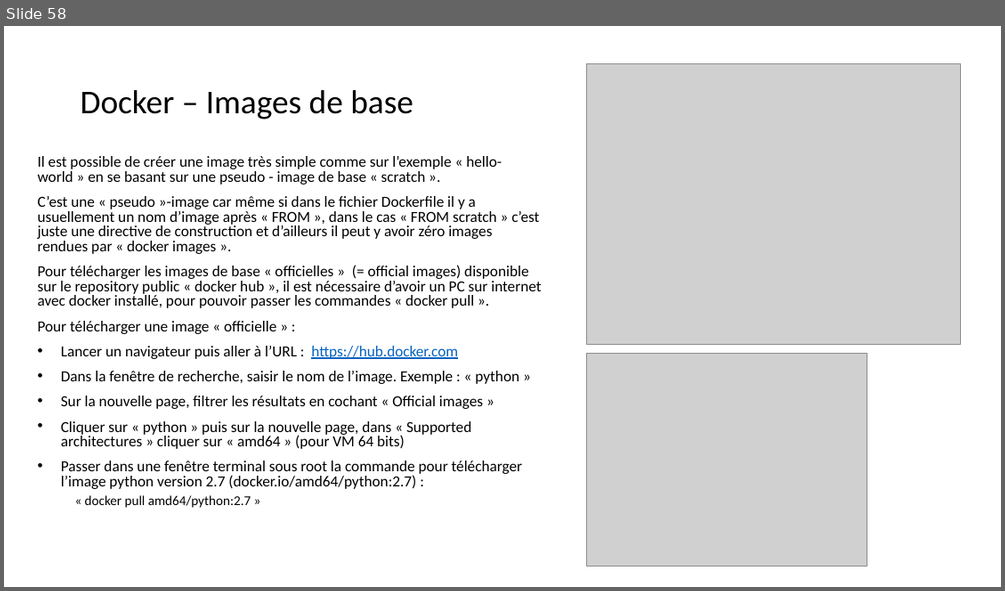
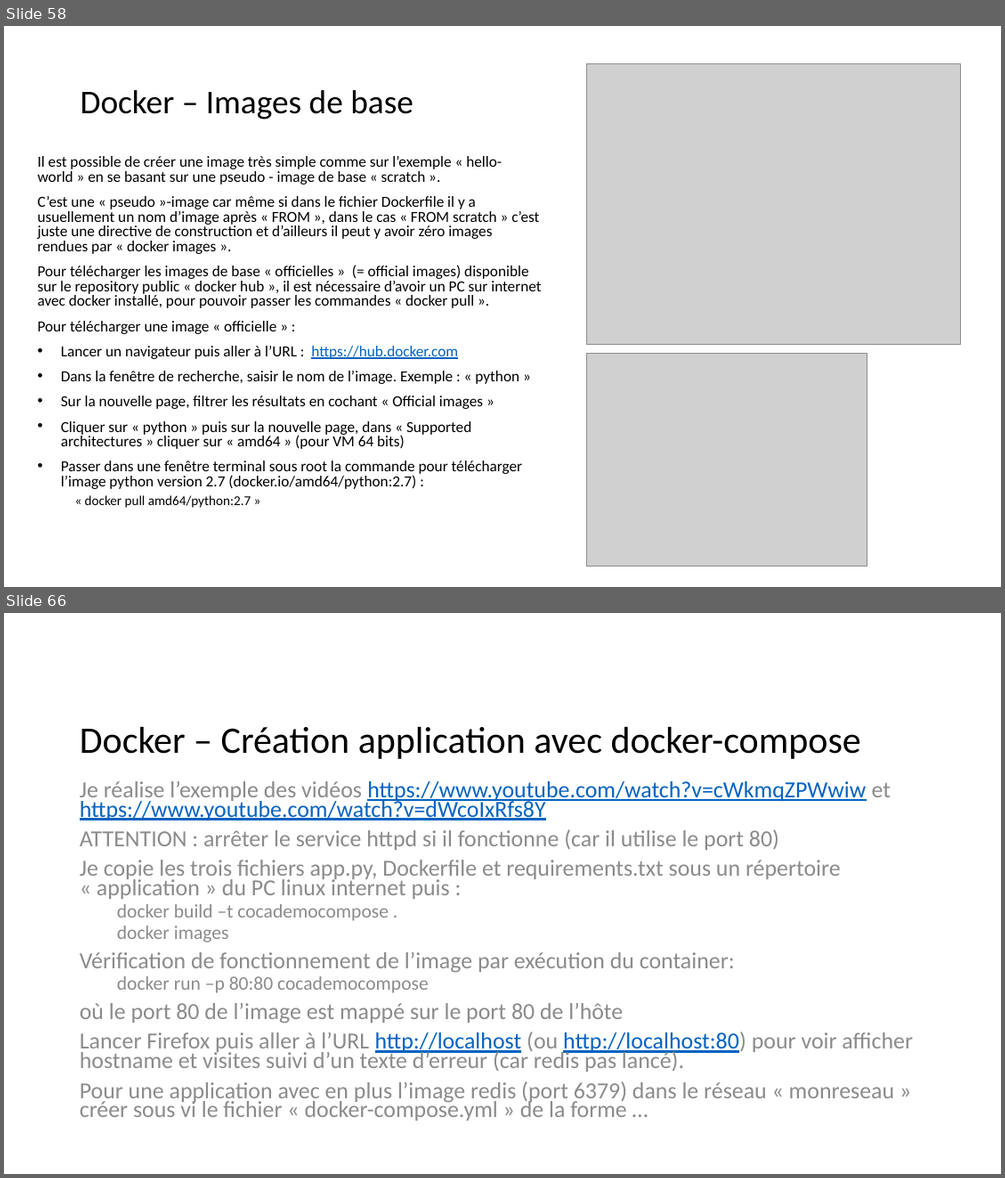
Before and after one commit to dominiquelaurain/fastecdsa, a slide deck: docs/Autoformation_Git.pptx. Shown one above the other, each under a label of ours: slide 58 before the commit, slides 58 and 66 after it; the slides between them are not shown. The pictures are 1005x591 and 1005x1178 pixels, drawn with LibreOffice and Linux fonts; fonts in the diff are those of the drawing; grey boxes stand for pictures. Boxes give left, top, right and bottom in pixels: in the first picture for what was removed or moved away, otherwise in the second. Text is boxed around its words. In the diff, an @@ line names an element or a change of style, - is before the commit and + after.

```diff
--- a/docs/Autoformation_Git.pptx
+++ b/docs/Autoformation_Git.pptx
@@ slide 66 added at bbox=[4, 613, 1001, 1174], background #FFFFFF @@
@@ title added at bbox=[80, 727, 861, 759], 36 pt, text #000000 @@
+Docker – Création application avec docker-compose
@@ text added at bbox=[80, 781, 913, 1120], 22.2 pt, text #8C8C8C @@
+Je réalise l’exemple des vidéos https://www.youtube.com/watch?v=cWkmqZPWwiw et https://www.youtube.com/watch?v=dWcoIxRfs8Y
+ATTENTION : arrêter le service httpd si il fonctionne (car il utilise le port 80)
+Je copie les trois fichiers app.py, Dockerfile et requirements.txt sous un répertoire « application » du PC linux internet puis :
+  docker build –t cocademocompose .
+  docker images
+Vérification de fonctionnement de l’image par exécution du container:
+  docker run –p 80:80 cocademocompose
+où le port 80 de l’image est mappé sur le port 80 de l’hôte
+Lancer Firefox puis aller à l’URL http://localhost (ou http://localhost:80) pour voir afficher hostname et visites suivi d’un texte d’erreur (car redis pas lancé).
+Pour une application avec en plus l’image redis (port 6379) dans le réseau « monreseau » créer sous vi le fichier « docker-compose.yml » de la forme …
```
Also in this commit, not shown: 3 slides changed, 11 other slides added, 1 slide removed.
